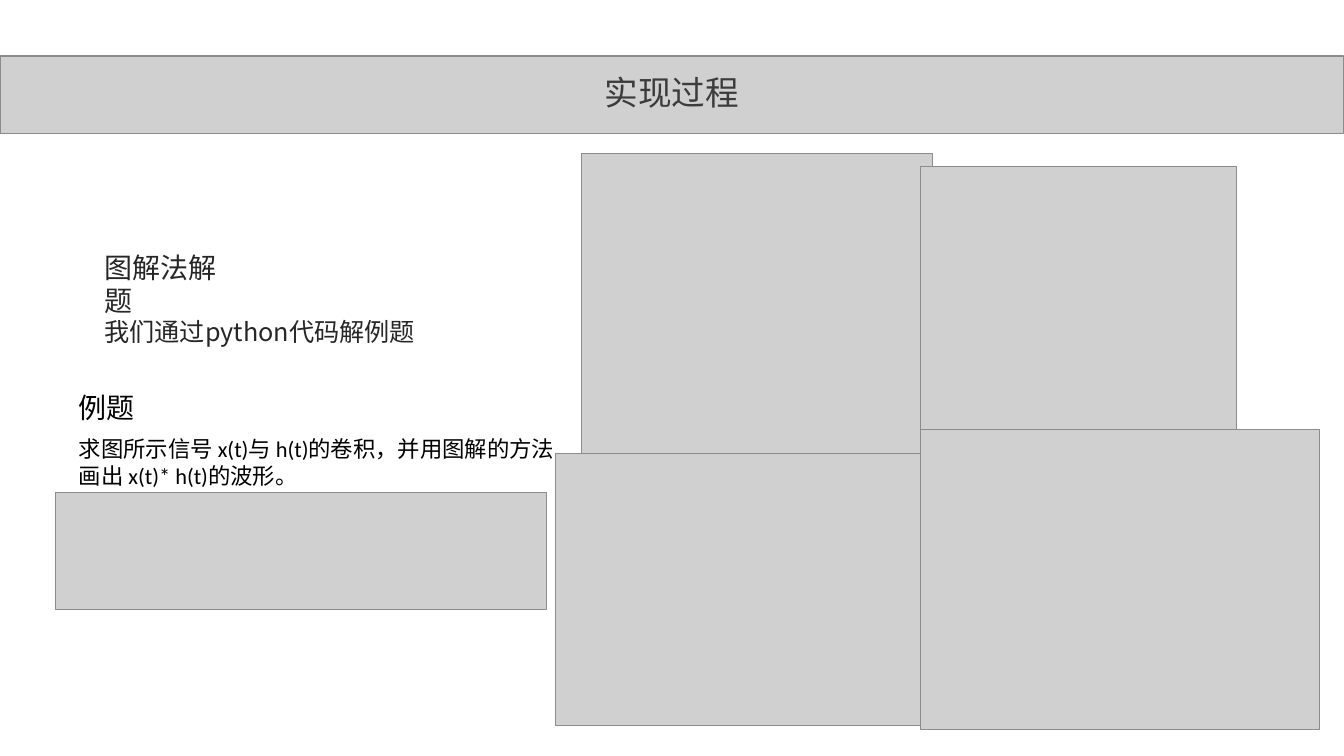
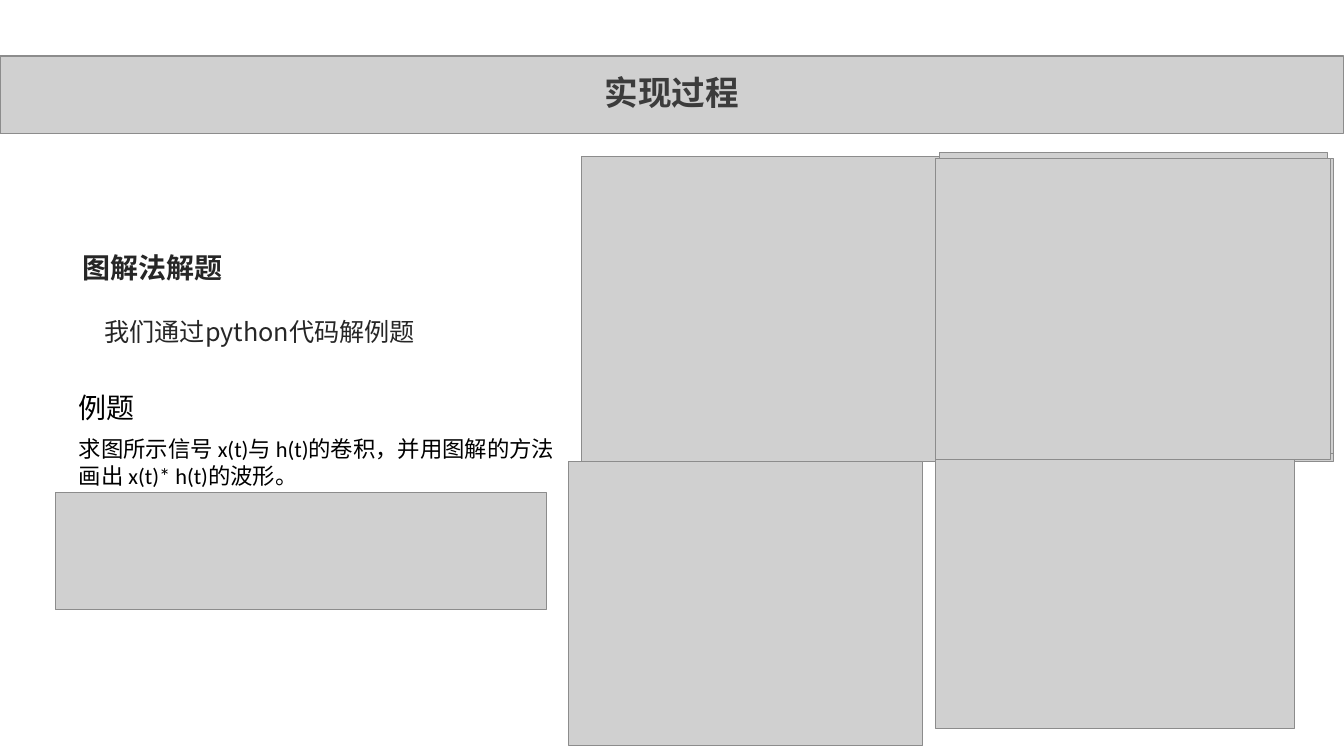
Before and after one commit to DEisreal/DEisreal.github.io, a slide deck: slide 10 of VSS CODE/5_卷积实现过程_3170406037_李易潼_3170406034_毛佳雁_3170406036_祝立群/PPT_3170406037_李易潼_3170406034_毛佳雁_3170406036_祝立群/PPT_3170406037_李易潼_3170406034_毛佳雁_3170406036_祝立群.pptx. Drawn at 1344x756 pixels with LibreOffice and Linux fonts; fonts in the diff are those of the drawing; grey boxes stand for pictures. Boxes give left, top, right and bottom in pixels: in the first picture for what was removed or moved away, otherwise in the second. Text is boxed around its words. In the diff, an @@ line names an element or a change of style, - is before the commit and + after.

```diff
--- a/VSS CODE/5_卷积实现过程_3170406037_李易潼_3170406034_毛佳雁_3170406036_祝立群/PPT_3170406037_李易潼_3170406034_毛佳雁_3170406036_祝立群/PPT_3170406037_李易潼_3170406034_毛佳雁_3170406036_祝立群.pptx
+++ b/VSS CODE/5_卷积实现过程_3170406037_李易潼_3170406034_毛佳雁_3170406036_祝立群/PPT_3170406037_李易潼_3170406034_毛佳雁_3170406036_祝立群/PPT_3170406037_李易潼_3170406034_毛佳雁_3170406036_祝立群.pptx
@@ text "实现过程" at box(605, 76, 739, 108): bold on @@
@@ picture: place and size @@
-picture at box(582, 153, 933, 454)
+picture at box(582, 156, 955, 461)
@@ picture added at box(936, 158, 1331, 460) @@
@@ picture: place and size @@
-picture at box(921, 166, 1236, 442)
+picture at box(940, 153, 1328, 449)
@@ picture added at box(946, 165, 1334, 461) @@
@@ picture added at box(946, 158, 1334, 454) @@
@@ text "图解法解题" at box(82, 254, 222, 281): bold on @@
@@ text "图解法解题": place and size @@
-text "图解法解题" at box(104, 254, 216, 313)
+text "图解法解题" at box(82, 254, 222, 281)
@@ picture: place and size @@
-picture at box(557, 454, 959, 726)
+picture at box(569, 462, 923, 746)
@@ picture: place and size @@
-picture at box(921, 430, 1320, 729)
+picture at box(936, 460, 1295, 729)
```
Also in this commit, not shown: 11 other slides changed, 2 other files.
